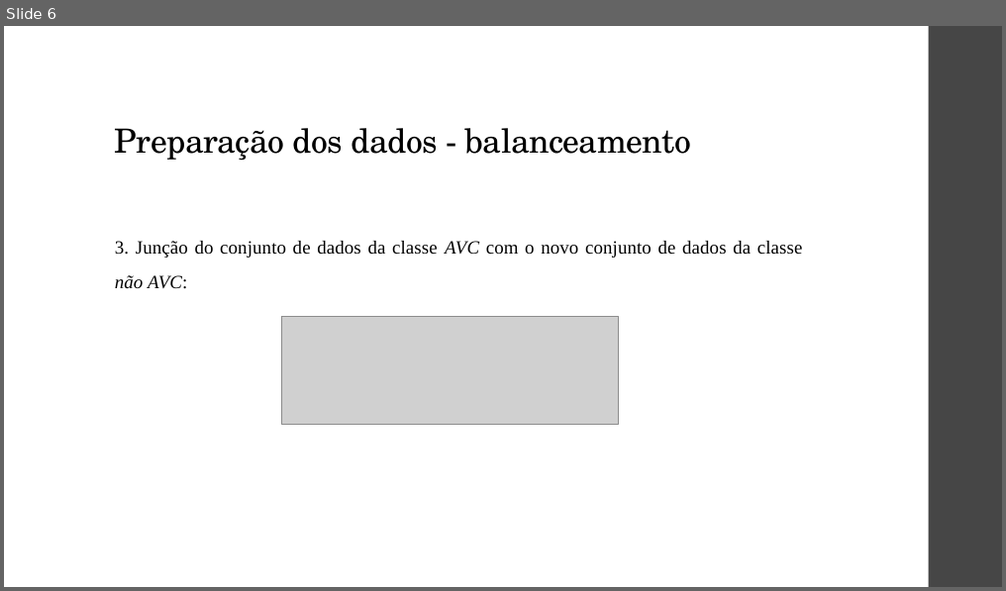
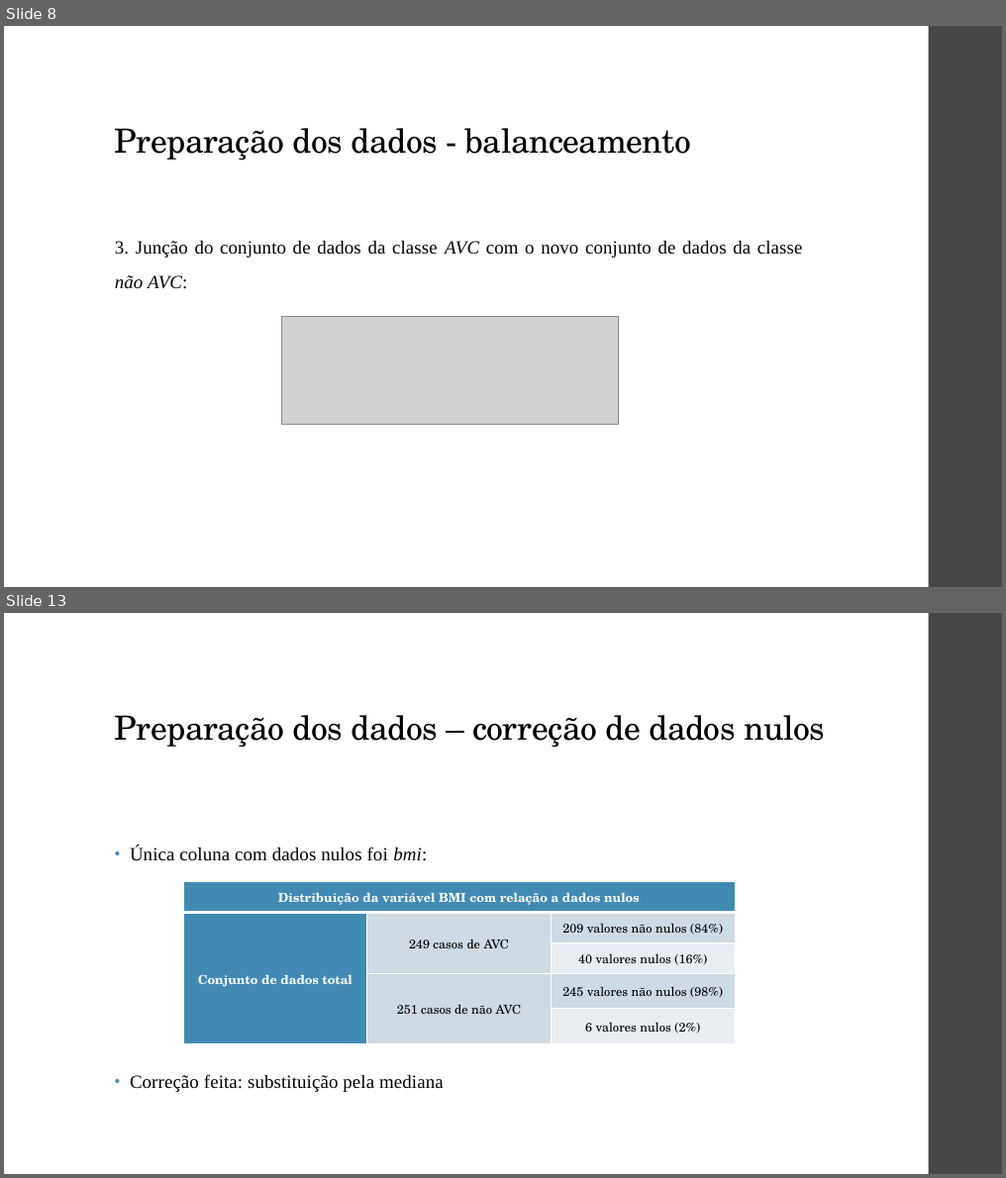
Before and after one commit to ViniPilan/avc-modeling, a slide deck: apresentação.pptx. Shown one above the other, each under a label of ours: slide 6 before the commit, slides 8 and 13 after it; the slides between them are not shown. The pictures are 1006x591 and 1006x1178 pixels, drawn with LibreOffice and Linux fonts; fonts in the diff are those of the drawing; grey boxes stand for pictures. Boxes give left, top, right and bottom in pixels: in the first picture for what was removed or moved away, otherwise in the second. Text is boxed around its words. In the diff, an @@ line names an element or a change of style, - is before the commit and + after.

```diff
--- a/apresentação.pptx
+++ b/apresentação.pptx
@@ slide 13 added at box(4, 613, 1002, 1174), background #FFFFFF; not listed: 1 template element that a slide beside it also shows @@
@@ title added at box(115, 715, 825, 748), 32 pt, text #000000 @@
+Preparação dos dados – correção de dados nulos
@@ text added at box(130, 846, 444, 1092), 18 pt, text #000000 @@
+• Única coluna com dados nulos foi bmi:
+• Correção feita: substituição pela mediana
@@ table added at box(183, 881, 737, 1045), 5 rows, 3 columns @@
+Distribuição da variável BMI com relação a dados nulos |  | 
+Conjunto de dados total | 249 casos de AVC | 209 valores não nulos (84%)
+ |  | 40 valores nulos (16%)
+ | 251 casos de não AVC | 245 valores não nulos (98%)
+ |  | 6 valores nulos (2%)
@@ what was slide 6 is now slide 8 @@
```
Also in this commit, not shown: 3 slides changed, 11 other slides added.
